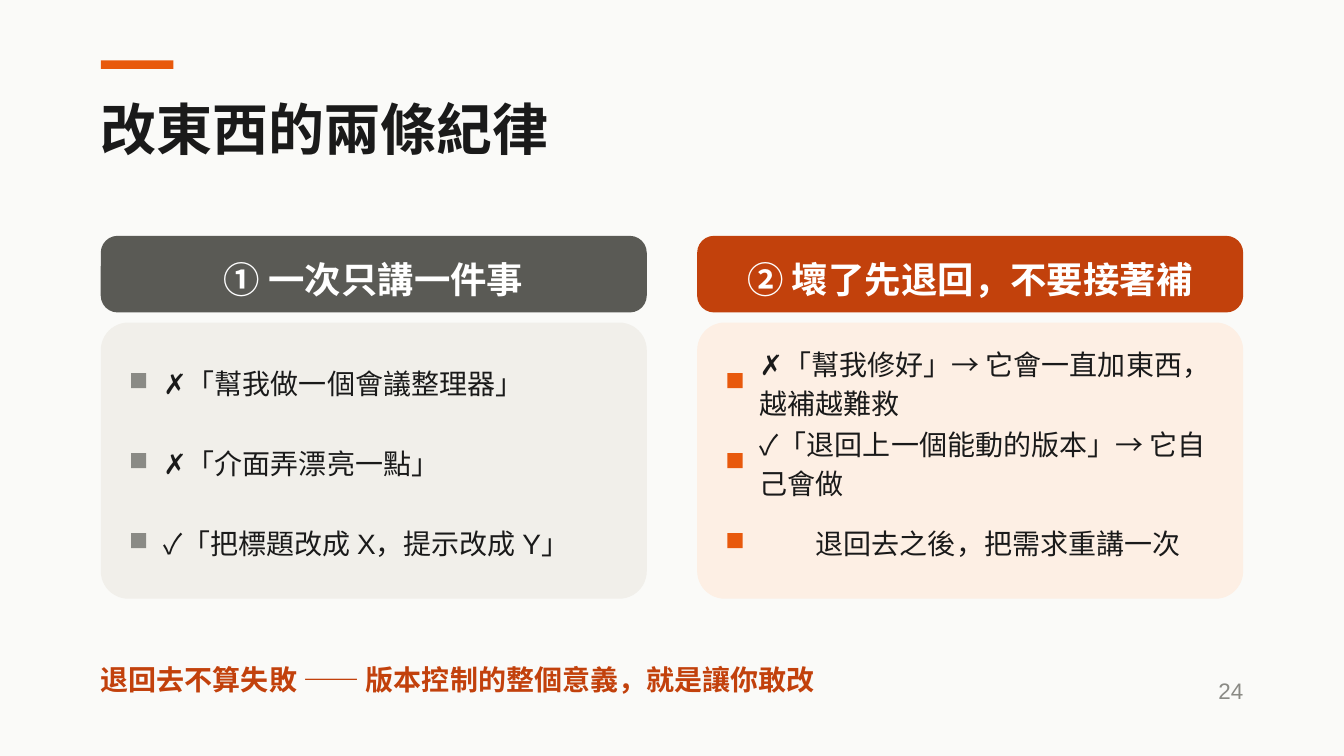
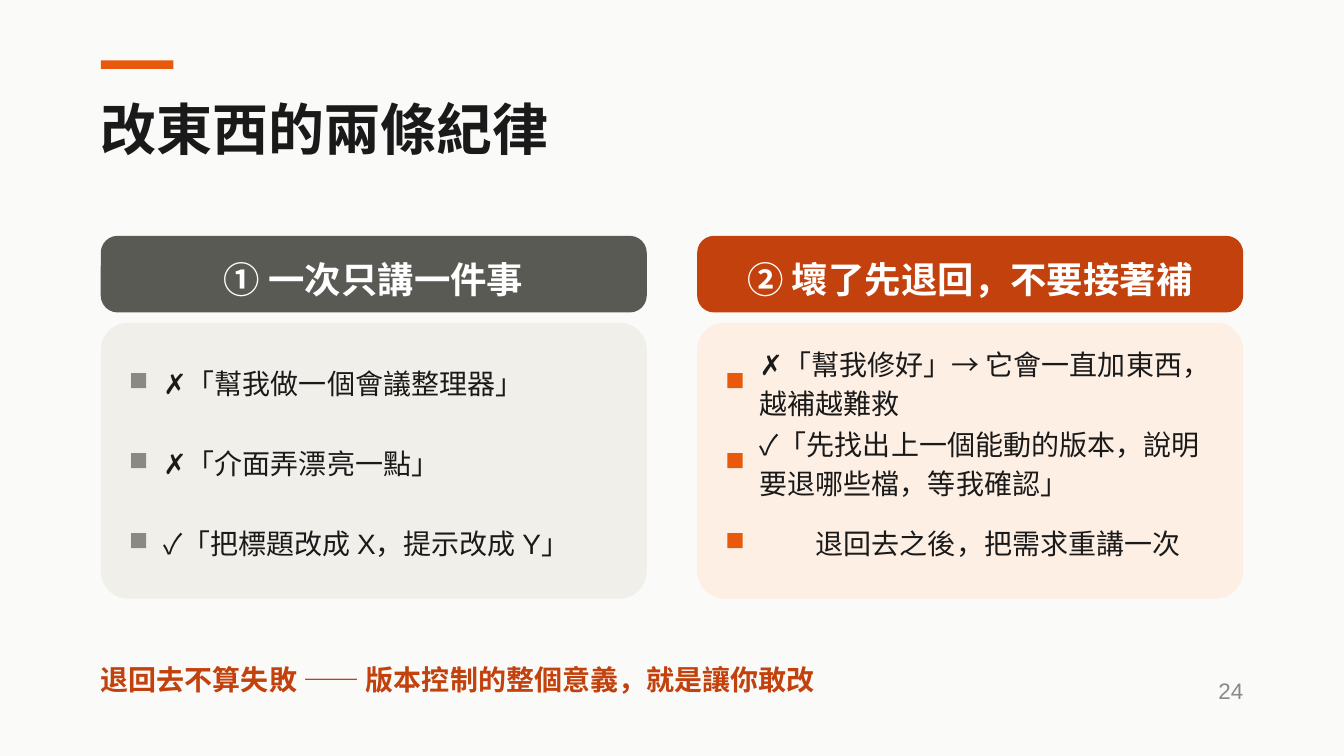
Before and after one commit to young-ai-courses/ai-agent-workshop, a slide deck: slide 24 of slides/2026-08-13-第二堂-做一個自己的AI-Agent.pptx. Drawn at 1344x756 pixels with LibreOffice and Linux fonts; fonts in the diff are those of the drawing. Boxes give left, top, right and bottom in pixels: in the first picture for what was removed or moved away, otherwise in the second. Text is boxed around its words. In the diff, an @@ line names an element or a change of style, - is before the commit and + after.

```diff
--- a/slides/2026-08-13-第二堂-做一個自己的AI-Agent.pptx
+++ b/slides/2026-08-13-第二堂-做一個自己的AI-Agent.pptx
@@ text at (760,431,1200,497): text changed @@
-✓「退回上一個能動的版本」→ 它自己會做
+✓「先找出上一個能動的版本，說明要退哪些檔，等我確認」
```
Also in this commit, not shown: 5 other slides changed, 3 other files.
